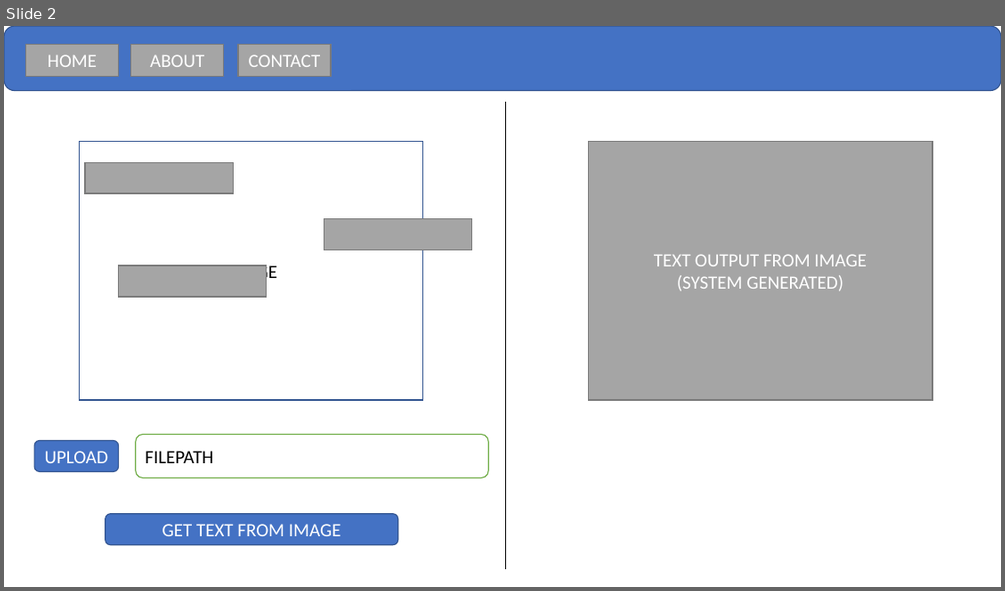
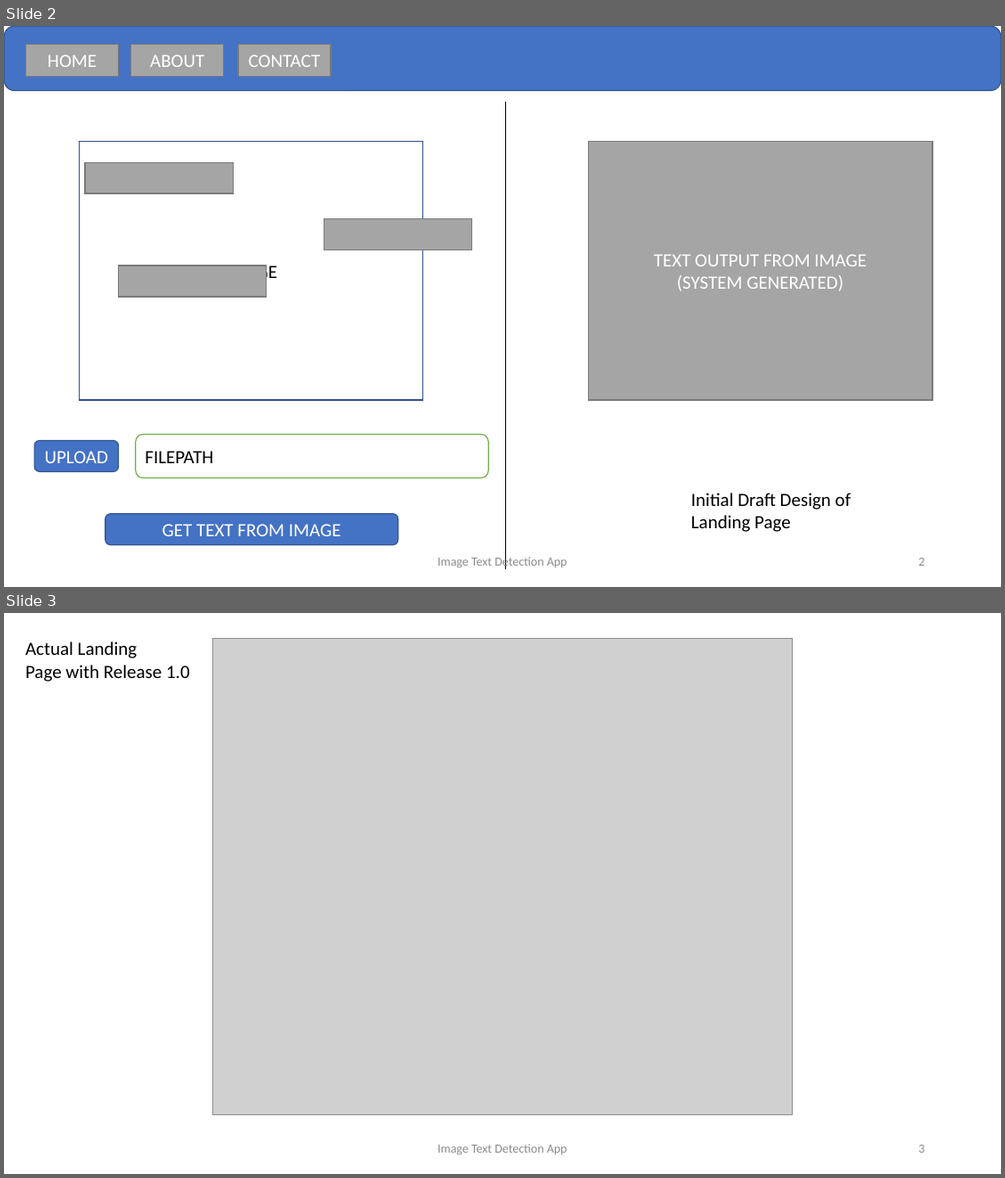
Before and after one commit to dhamacher/image-text-detection-app, a slide deck: design/Image Text Detection App Wireframe.pptx. Shown one above the other, each under a label of ours: slide 2 before the commit, slides 2 and 3 after it. The pictures are 1005x591 and 1005x1178 pixels, drawn with LibreOffice and Linux fonts; fonts in the diff are those of the drawing; grey boxes stand for pictures. Boxes give left, top, right and bottom in pixels: in the first picture for what was removed or moved away, otherwise in the second. Text is boxed around its words. In the diff, an @@ line names an element or a change of style, - is before the commit and + after.

Commit message:
release 1.0 working in local development environment as well in docker

```diff
--- a/design/Image Text Detection App Wireframe.pptx
+++ b/design/Image Text Detection App Wireframe.pptx
@@ slide 3 added at [4,613,1001,1174], background #FFFFFF @@
@@ picture added at [212,639,793,1115] @@
@@ text added at [25,641,190,682], 18 pt, text #000000 @@
+Actual Landing
+Page with Release 1.0
@@ text added at [437,1143,567,1155], 12 pt, text #8C8C8C @@
+Image Text Detection App
@@ page number added at [918,1144,924,1152], 12 pt, text #8C8C8C @@
+3
@@ slide 2 changed as well @@
@@ text added at [691,492,850,532], 18 pt, text #000000 @@
+Initial Draft Design of Landing Page
@@ text added at [437,555,567,569], 12 pt, text #8C8C8C @@
+Image Text Detection App
@@ page number added at [918,557,924,565], 12 pt, text #8C8C8C @@
+2
```
Also in this commit, not shown: 1 other slide changed, 1 other slide added, 7 other files.
